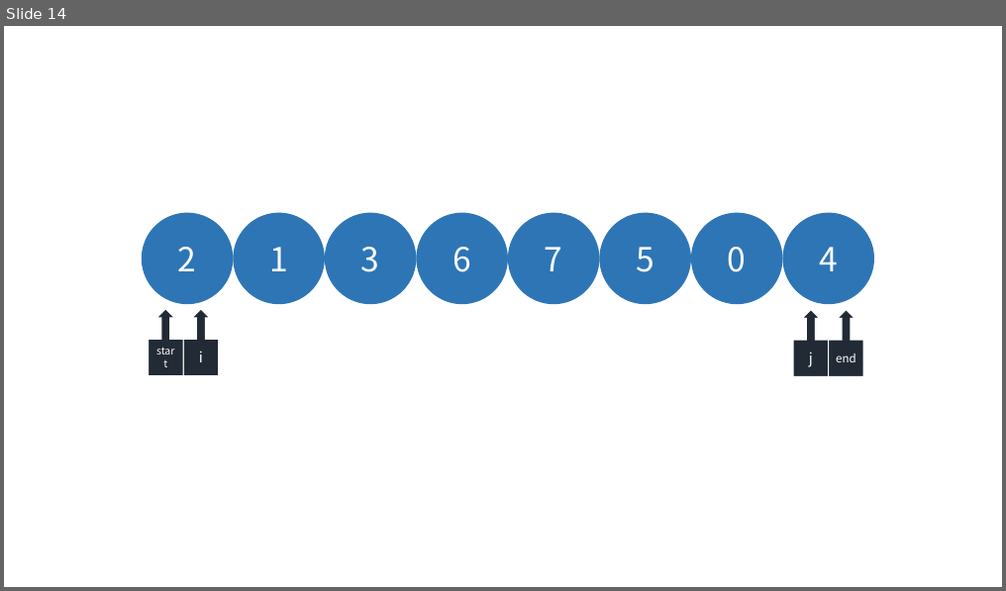
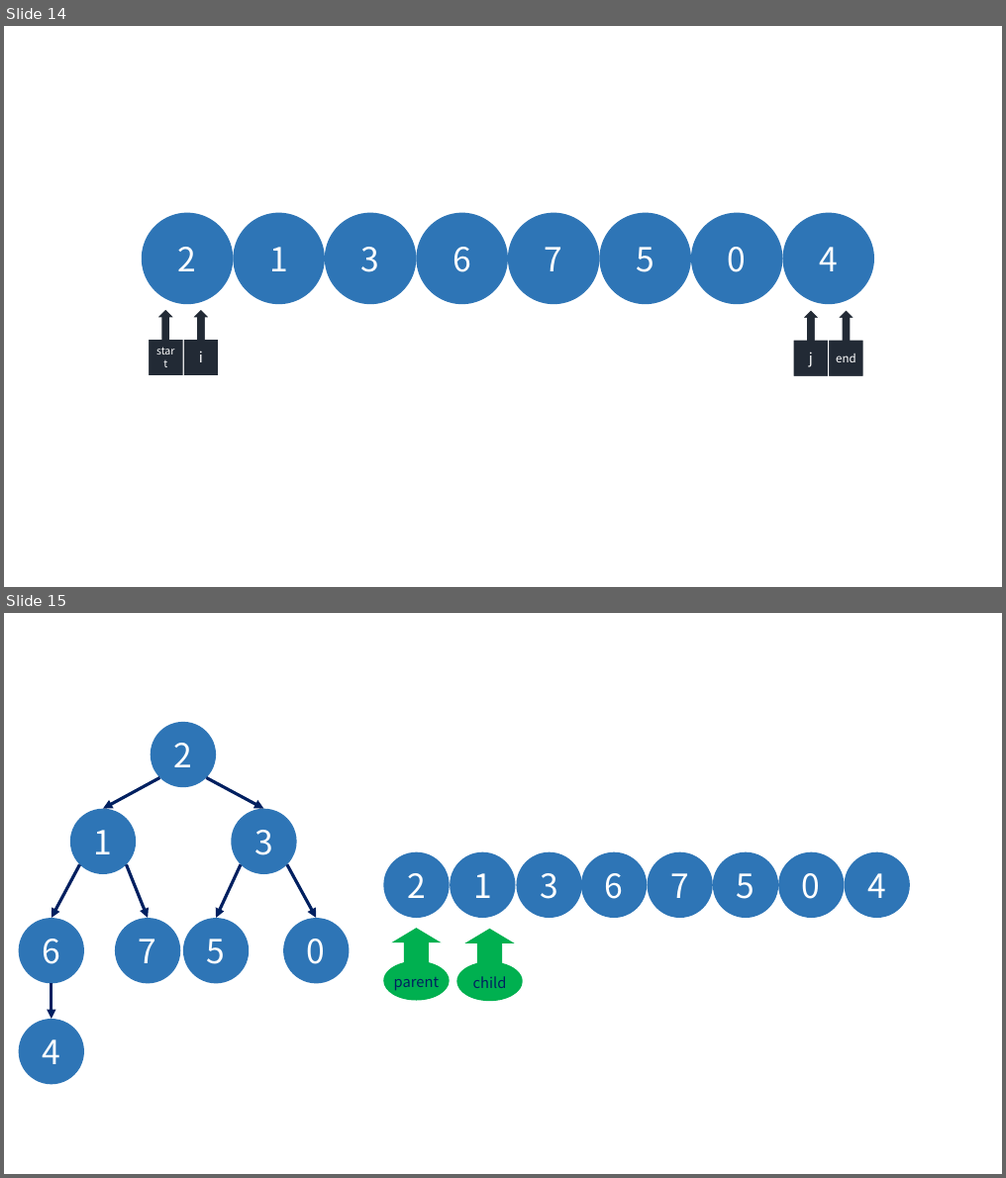
Before and after one commit to grayondream/algorithm-forth, a slide deck: ppt/sort.pptx. Shown one above the other, each under a label of ours: slide 14 before the commit, slides 14 and 15 after it. The pictures are 1006x591 and 1006x1178 pixels, drawn with LibreOffice and Linux fonts; fonts in the diff are those of the drawing. Boxes give left, top, right and bottom in pixels: in the first picture for what was removed or moved away, otherwise in the second. Text is boxed around its words. In the diff, an @@ line names an element or a change of style, - is before the commit and + after.

Commit message:
nothing done

```diff
--- a/ppt/sort.pptx
+++ b/ppt/sort.pptx
@@ slide 15 added at (x1=4, y1=613, x2=1002, y2=1174), background #FFFFFF @@
@@ ellipse added at (x1=150, y1=722, x2=216, y2=787), fill #2E75B6, 32 pt, text #FFFFFF @@
+2
@@ arrow added from (159, 777) to (103, 808), #002060 3 pt @@
@@ arrow added from (206, 777) to (263, 808), #002060 3 pt @@
@@ ellipse added at (x1=70, y1=808, x2=136, y2=874), fill #2E75B6, 32 pt, text #FFFFFF @@
+1
@@ ellipse added at (x1=231, y1=808, x2=297, y2=874), fill #2E75B6, 32 pt, text #FFFFFF @@
+3
@@ arrow added from (79, 864) to (52, 918), #002060 3 pt @@
@@ arrow added from (126, 864) to (148, 918), #002060 3 pt @@
@@ arrow added from (241, 864) to (216, 918), #002060 3 pt @@
@@ arrow added from (287, 864) to (316, 918), #002060 3 pt @@
@@ ellipse added at (x1=383, y1=853, x2=450, y2=919), fill #2E75B6, 32 pt, text #FFFFFF @@
+2
@@ ellipse added at (x1=450, y1=853, x2=515, y2=919), fill #2E75B6, 32 pt, text #FFFFFF @@
+1
@@ ellipse added at (x1=516, y1=853, x2=582, y2=919), fill #2E75B6, 32 pt, text #FFFFFF @@
+3
@@ ellipse added at (x1=581, y1=853, x2=648, y2=919), fill #2E75B6, 32 pt, text #FFFFFF @@
+6
@@ ellipse added at (x1=648, y1=853, x2=713, y2=919), fill #2E75B6, 32 pt, text #FFFFFF @@
+7
@@ ellipse added at (x1=713, y1=853, x2=779, y2=919), fill #2E75B6, 32 pt, text #FFFFFF @@
+5
@@ ellipse added at (x1=779, y1=853, x2=845, y2=919), fill #2E75B6, 32 pt, text #FFFFFF @@
+0
@@ ellipse added at (x1=844, y1=853, x2=910, y2=919), fill #2E75B6, 32 pt, text #FFFFFF @@
+4
@@ ellipse added at (x1=18, y1=918, x2=84, y2=983), fill #2E75B6, 32 pt, text #FFFFFF @@
+6
@@ ellipse added at (x1=115, y1=918, x2=180, y2=983), fill #2E75B6, 32 pt, text #FFFFFF @@
+7
@@ ellipse added at (x1=183, y1=918, x2=249, y2=983), fill #2E75B6, 32 pt, text #FFFFFF @@
+5
@@ ellipse added at (x1=283, y1=918, x2=350, y2=983), fill #2E75B6, 32 pt, text #FFFFFF @@
+0
@@ freeform shape added at (x1=383, y1=928, x2=450, y2=1001), fill #00B050, 14 pt, text #002060 @@
+parent
@@ freeform shape added at (x1=456, y1=929, x2=523, y2=1001), fill #00B050, 14 pt, text #002060 @@
+child
@@ arrow added from (52, 983) to (52, 1019), #002060 3 pt @@
@@ ellipse added at (x1=18, y1=1019, x2=84, y2=1084), fill #2E75B6, 32 pt, text #FFFFFF @@
+4
```
